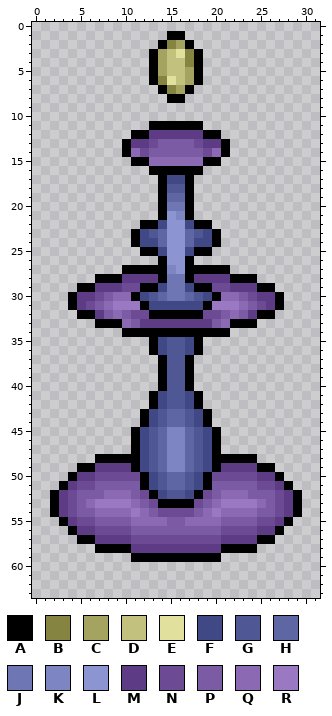
Pixel-art file, stored at Assets/Artwork/Characters/Spawners/Lightning Rod/Lightning Rod.aseprite. This is how it looked before the edit.
32x64 pixels, 1 frame.
Visible layers, top first: "Layer 2" opacity 48%, "Layer 1".
Palette (. is transparent): A #000000  B #858441  C #a4a360  D #c2c17e  E #e1e09d  F #404885  G #4f5794  H #5e67a4  J #6e76b3  K #7d85c2  L #8c95d2  M #5d3c85  N #6c4b94  P #7b5ba4  Q #8b6ab3  R #9a79c2
Pixels before, first column x 2:
 1 .............AA.............
 2 ............ABCA............
 3 ...........ACDEBA...........
 4 ...........ACDDBA...........
 5 ...........ACDDCA...........
 6 ...........ABEDCA...........
 7 ............ABCA............
 8 .............AA.............
 9 ............................
10 ............................
11 ...........AAAAAA...........
12 .........AAMMMMMMAA.........
13 ........AMMNPPPPNMMA........
14 ........AQNPPPPPPNQA........
15 .........AAQQQQQQAA.........
16 ...........AAAAAA...........
17 ............AFFA............
18 ............AGGA............
19 ............AHHA............
20 ............AJJA............
21 ............ALKA............
22 ..........AAFLLFAA..........
23 .........AFGHLLHGFA.........
24 .........AFFHLLHFFA.........
25 ..........AAFLLFAA..........
26 ............ALLA............
27 ........AAAAAKLAAAAA........
28 .....AAAMMMMAJJAMMMMAAA.....
29 ...AAMMMNNAAFJJFAANNMMMAA...
30 ..AMMNPQQAFGHJJHGFAQQPNMMA..
31 ..AMNPQRRRAFFFFFFARRRQPNMA..
32 ...AAMPQPNNAAAAAANNPQPMAA...
33 .....AAAQPMMMMMMMMPQAAA.....
34 ........AAAAAAAAAAAA........
35 ...........AFGGFA...........
36 ...........AFGGFA...........
37 ............AGGA............
38 ............AGGA............
39 ............AGGA............
40 ............AGGA............
41 ...........AFGGFA...........
42 ...........AFGGFA...........
43 ..........AFGHHGFA..........
44 ..........AFGHHGFA..........
45 .........AFGHKKHGFA.........
46 .........AFGHKKHGFA.........
47 .........AFGHKKHGFA.........
48 .....AAAAAFGHKKHGFAAAAA.....
49 ...AAMMMMAFGHKKHGFAMMMMAA...
50 ..AMMNNNNNAFGHHGFANNNNNMMA..
51 .AMNNPPPPPAFGHHGFAPPPPPNNMA.
52 AMNPPPQQQPNAFGGFANPQQQPPPNMA
53 AMNPQRRRRQPNAAAANPQRRRRQPNMA
54 AMNPPQQQQRQPNNNNPQRQQQQPPNMA
55 .AMNNPPPPQQQQPPQQQQPPPPNNMA.
56 ..AMMNNNNPPPPPPPPPPNNNNMMA..
57 ...AAMMMMNNNNNNNNNNMMMMAA...
58 .....AAAAMMMMMMMMMMAAAA.....
59 .........AAAAAAAAAA.........
The same view after the edit:
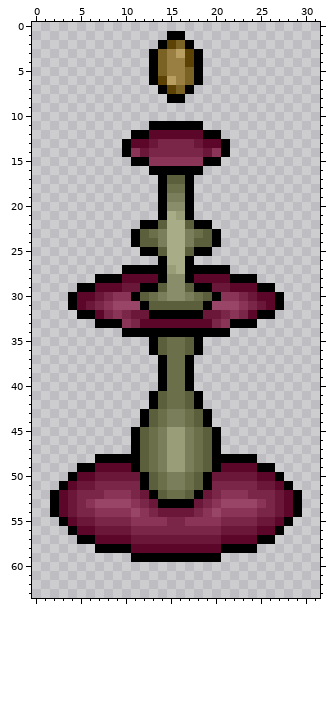
The exact change:
colour B: #858441 -> #5c4305
colour C: #a4a360 -> #7a6124
colour D: #c2c17e -> #998042
colour E: #e1e09d -> #b89f61
colour F: #404885 -> #5c5f3b
colour G: #4f5794 -> #6b6f4a
colour H: #5e67a4 -> #7a7e5a
colour J: #6e76b3 -> #8a8d69
colour K: #7d85c2 -> #999d78
colour L: #8c95d2 -> #a8ac87
colour M: #5d3c85 -> #5c072a
colour N: #6c4b94 -> #6b1739
colour P: #7b5ba4 -> #7a2648
colour Q: #8b6ab3 -> #8a3558
colour R: #9a79c2 -> #994567
